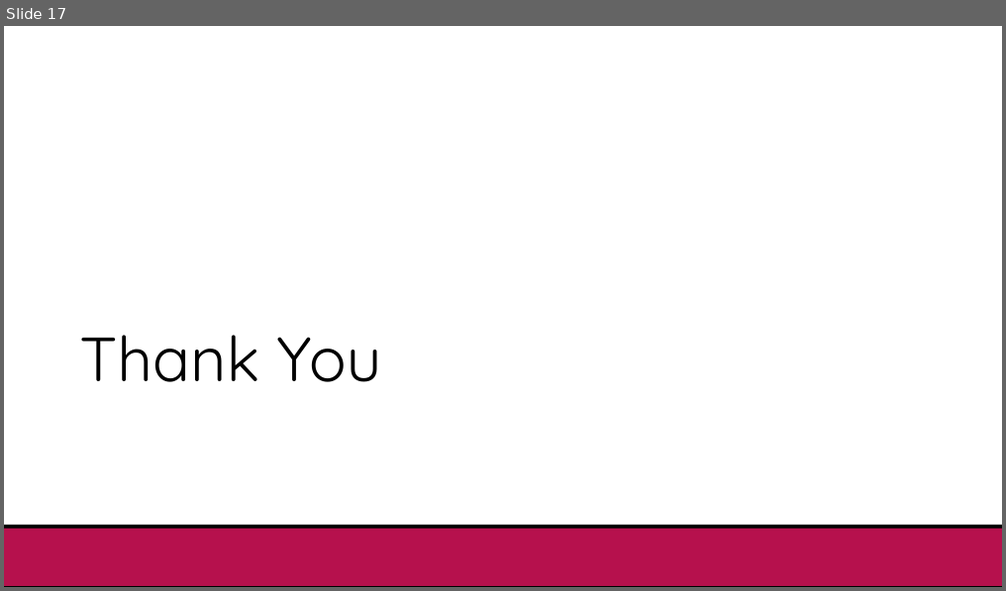
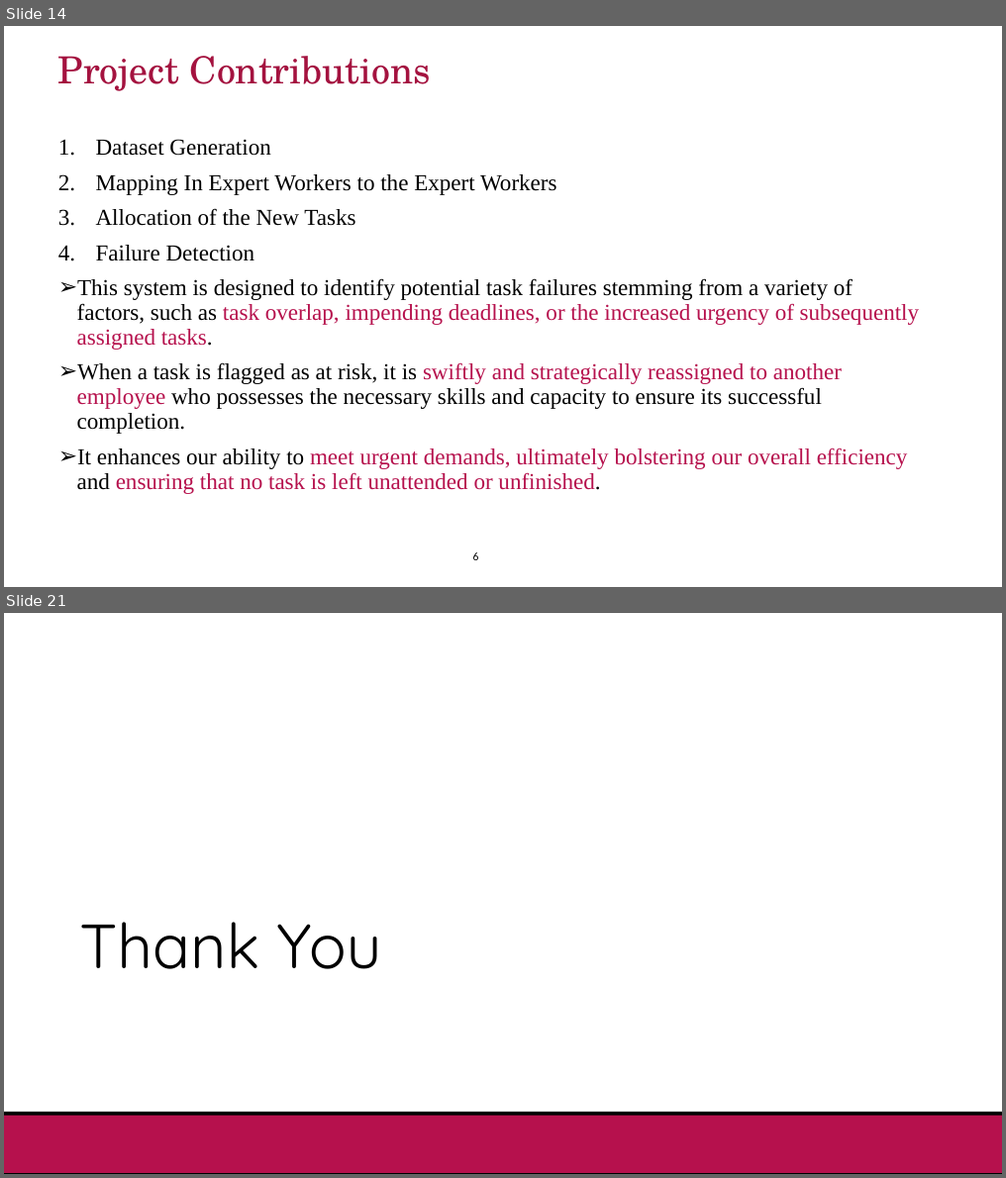
Before and after one commit to manikantathota23/Effective-Task-Allocation-and-Failure-detection, a slide deck: Documentation/First_review_D6.pptx. Shown one above the other, each under a label of ours: slide 17 before the commit, slides 14 and 21 after it; the slides between them are not shown. The pictures are 1006x591 and 1006x1178 pixels, drawn with LibreOffice and Linux fonts; fonts in the diff are those of the drawing; background and template pictures are left out. Boxes give left, top, right and bottom in pixels: in the first picture for what was removed or moved away, otherwise in the second. Text is boxed around its words. In the diff, an @@ line names an element or a change of style, - is before the commit and + after.

```diff
--- a/Documentation/First_review_D6.pptx
+++ b/Documentation/First_review_D6.pptx
@@ slide 14 added at (4, 26, 1002, 587), background #FFFFFF @@
@@ title added at (58, 56, 431, 91), 36 pt, text #A4123F @@
+Project Contributions
@@ text added at (77, 139, 919, 494), 22 pt, text #000000 @@
+1. Dataset Generation
+2. Mapping In Expert Workers to the Expert Workers
+3. Allocation of the New Tasks
+4. Failure Detection
+➢ This system is designed to identify potential task failures stemming from a variety of factors, such as task overlap, impending deadlines, or the increased urgency of subsequently assigned tasks.
+➢ When a task is flagged as at risk, it is swiftly and strategically reassigned to another employee who possesses the necessary skills and capacity to ensure its successful completion.
+➢ It enhances our ability to meet urgent demands, ultimately bolstering our overall efficiency and ensuring that no task is left unattended or unfinished.
@@ text added at (473, 553, 479, 561), 11 pt, text #000000 @@
+6
@@ what was slide 17 is now slide 21 @@
```
Also in this commit, not shown: 5 slides changed, 14 other slides added, 11 slides removed, 2 other files.
